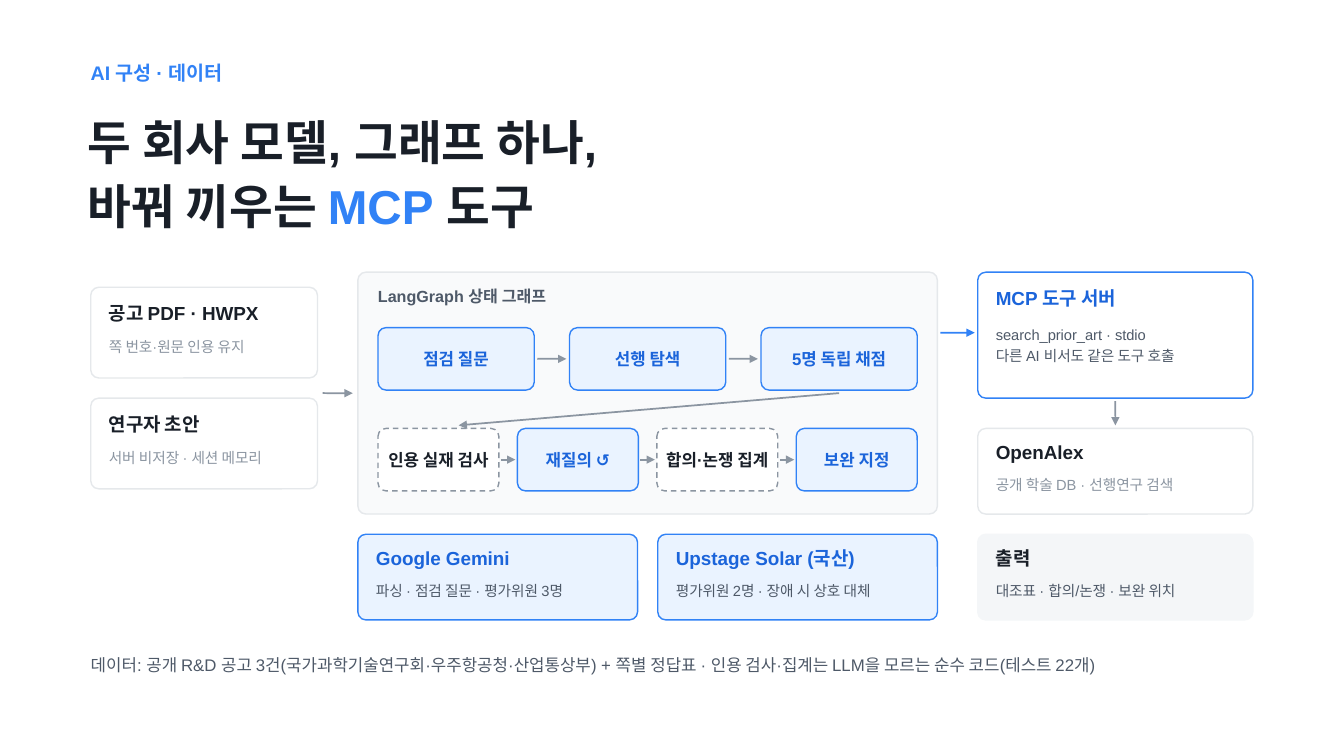
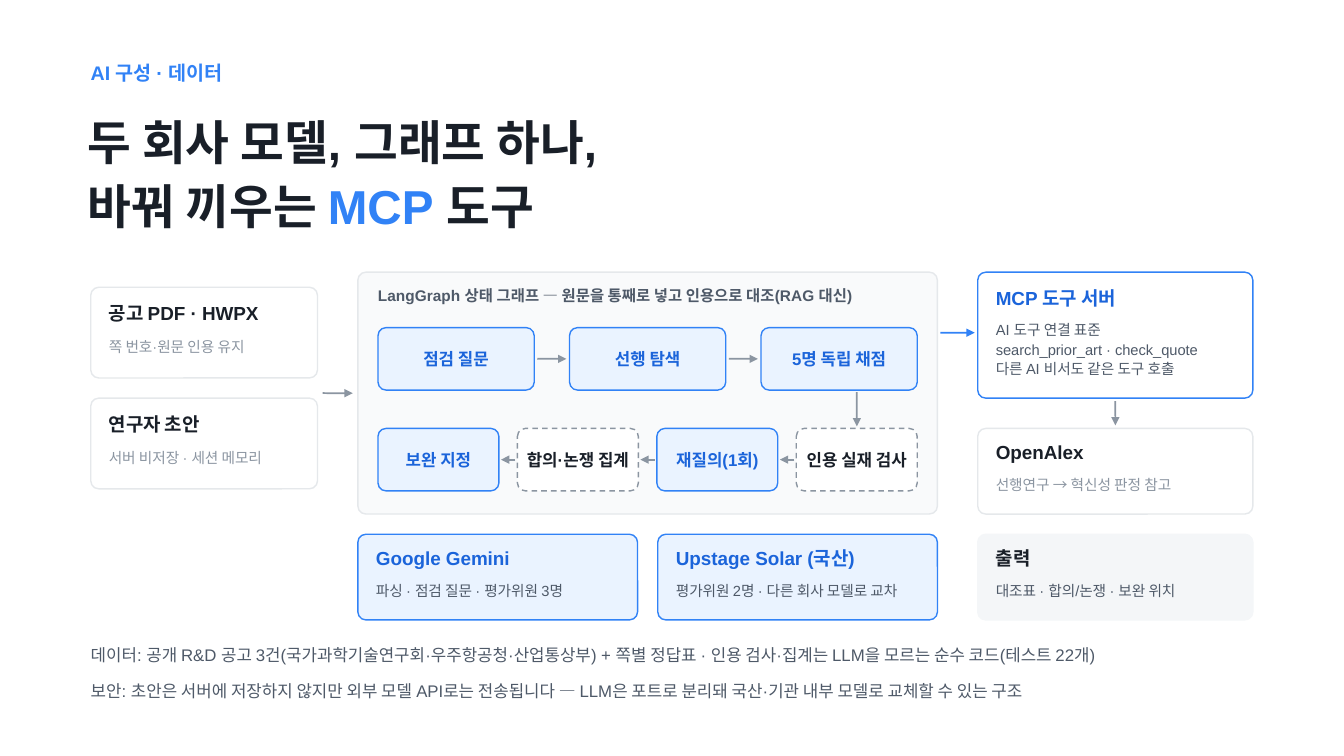
Before and after one commit to Ryugi62/rfp-to-fit, a slide deck: slide 6 of deliver/deck/RFP-to-Fit_루미아.pptx. Drawn at 1344x756 pixels with LibreOffice and Linux fonts; fonts in the diff are those of the drawing. Boxes give left, top, right and bottom in pixels: in the first picture for what was removed or moved away, otherwise in the second. Text is boxed around its words. In the diff, an @@ line names an element or a change of style, - is before the commit and + after.

```diff
--- a/deliver/deck/RFP-to-Fit_루미아.pptx
+++ b/deliver/deck/RFP-to-Fit_루미아.pptx
@@ text at bbox=[378, 288, 853, 304]: text changed; size 11.5 to 11 pt @@
-LangGraph 상태 그래프
+LangGraph 상태 그래프 — 원문을 통째로 넣고 인용으로 대조(RAG 대신)
@@ text at bbox=[996, 323, 1198, 358]: text changed @@
-search_prior_art · stdio
+AI 도구 연결 표준
+search_prior_art · check_quote
@@ text at bbox=[996, 362, 1175, 375]: line spacing 1.2 to 1.1 @@
@@ arrow moved from (839, 393) - (459, 425) to (857, 392) - (857, 426) @@
@@ rounded rectangle: place and size @@
-rounded rectangle at bbox=[797, 429, 918, 491]
+rounded rectangle at bbox=[378, 429, 499, 491]
@@ text "보완 지정": place and size @@
-text "보완 지정" at bbox=[824, 452, 890, 468]
+text "보완 지정" at bbox=[406, 452, 471, 468]
@@ rounded rectangle: place and size @@
-rounded rectangle at bbox=[657, 429, 778, 491]
+rounded rectangle at bbox=[517, 429, 638, 491]
@@ text "합의·논쟁 집계": place and size @@
-text "합의·논쟁 집계" at bbox=[666, 451, 768, 468]
+text "합의·논쟁 집계" at bbox=[527, 451, 629, 468]
@@ rounded rectangle: place and size @@
-rounded rectangle at bbox=[517, 429, 638, 491]
+rounded rectangle at bbox=[657, 429, 778, 491]
@@ rounded rectangle: place and size @@
-rounded rectangle at bbox=[378, 429, 499, 491]
+rounded rectangle at bbox=[797, 429, 918, 491]
@@ text "인용 실재 검사": place and size @@
-text "인용 실재 검사" at bbox=[388, 452, 489, 468]
+text "인용 실재 검사" at bbox=[807, 452, 907, 468]
@@ arrow moved from (780, 460) - (795, 460) to (515, 460) - (501, 460) @@
@@ arrow moved from (640, 460) - (655, 460) to (655, 460) - (640, 460) @@
@@ text at bbox=[676, 452, 758, 470]: text changed @@
-재질의 ↺
+재질의(1회)
@@ arrow moved from (501, 460) - (515, 460) to (795, 460) - (780, 460) @@
@@ text at bbox=[996, 478, 1171, 491]: text changed @@
-공개 학술 DB · 선행연구 검색
+선행연구 → 혁신성 판정 참고
@@ text at bbox=[676, 584, 897, 597]: text changed @@
-평가위원 2명 · 장애 시 상호 대체
+평가위원 2명 · 다른 회사 모델로 교차
@@ text "데이터: 공개 R&D 공고 3건(국가과학기술연구회·우주항공청·산업통상부) ...": place and size @@
-text "데이터: 공개 R&D 공고 3건(국가과학기술연구회·우주항공청·산업통상부) ..." at bbox=[91, 657, 1095, 675]
+text "데이터: 공개 R&D 공고 3건(국가과학기술연구회·우주항공청·산업통상부) ..." at bbox=[91, 647, 1095, 665]
@@ text added at bbox=[91, 683, 1022, 699], 12 pt, text #4E5968 @@
+보안: 초안은 서버에 저장하지 않지만 외부 모델 API로는 전송됩니다 — LLM은 포트로 분리돼 국산·기관 내부 모델로 교체할 수 있는 구조
```
Also in this commit, not shown: 9 other slides changed, 39 other files.
